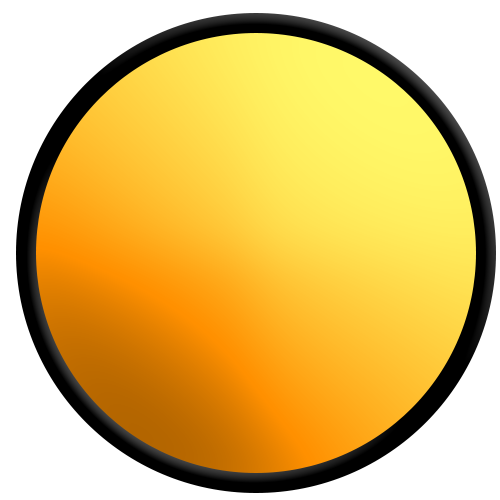
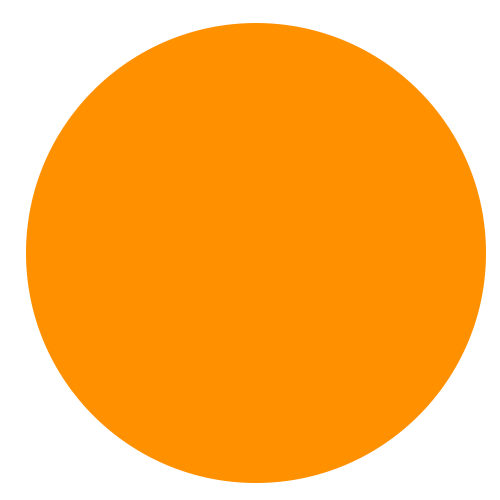
The second 500px x 500px image is a revision of the first. Changes to its layers:
hid "Ellipse 1" (2nd of 5) over <box>16,13,496,493</box>
